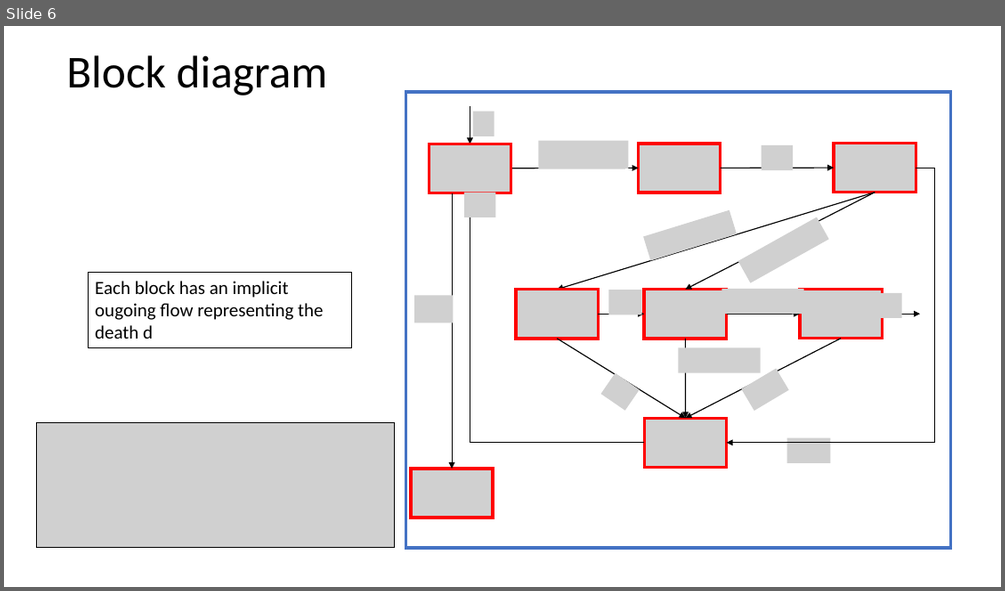
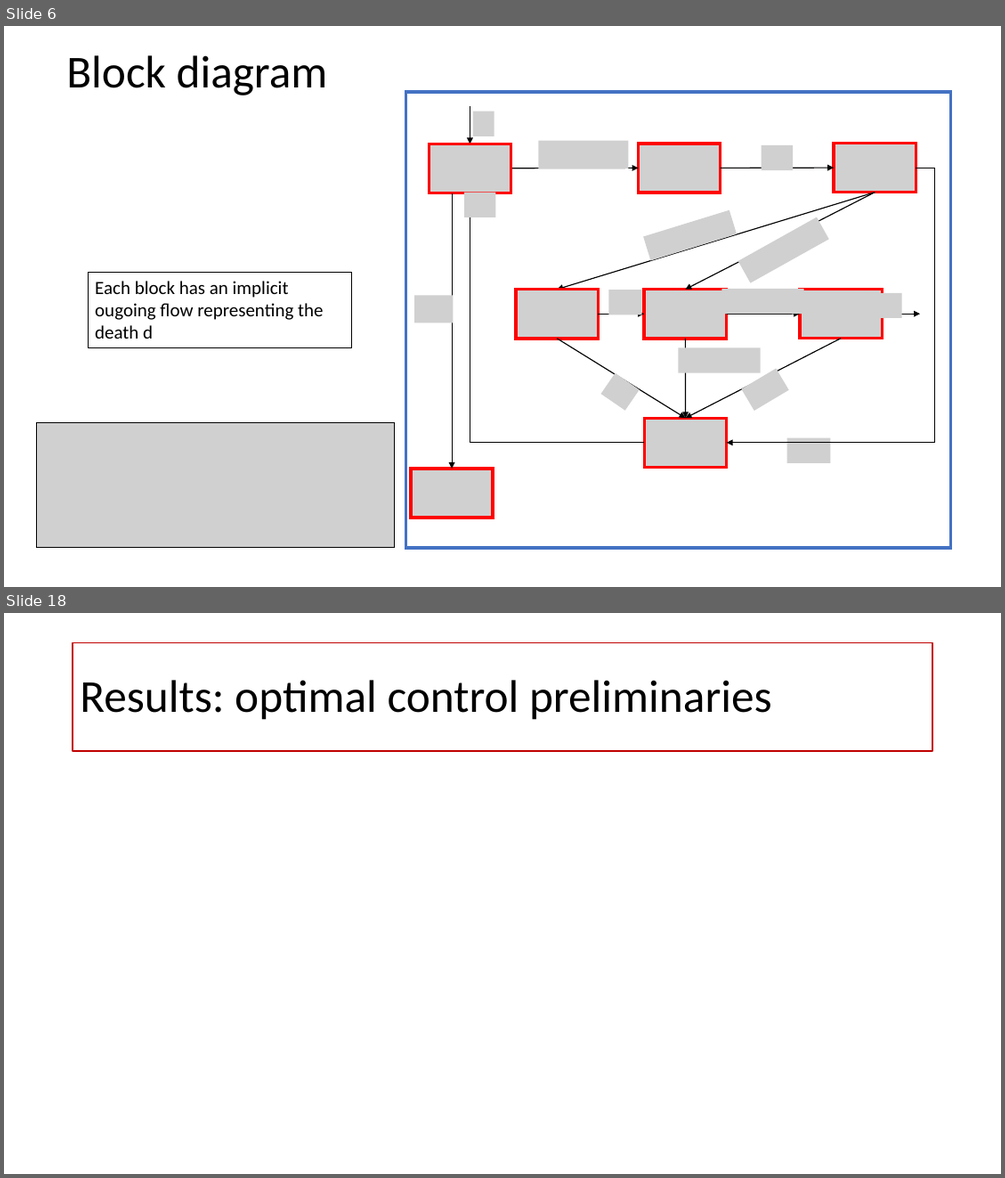
Before and after one commit to spbisc97/covid-optimal-control, a slide deck: PowerPoint/Optimal control strategies to prevent the hospital beds collapse during COVID-19 outbreak.pptx. Shown one above the other, each under a label of ours: slide 6 before the commit, slides 6 and 18 after it; the slides between them are not shown. The pictures are 1005x591 and 1005x1178 pixels, drawn with LibreOffice and Linux fonts; fonts in the diff are those of the drawing; grey boxes stand for pictures. Boxes give left, top, right and bottom in pixels: in the first picture for what was removed or moved away, otherwise in the second. Text is boxed around its words. In the diff, an @@ line names an element or a change of style, - is before the commit and + after.

```diff
--- a/PowerPoint/Optimal control strategies to prevent the hospital beds collapse during COVID-19 outbreak.pptx
+++ b/PowerPoint/Optimal control strategies to prevent the hospital beds collapse during COVID-19 outbreak.pptx
@@ slide 18 added at (4,613,1001,1174), background #FFFFFF @@
@@ title added at (73,643,933,751), outline #C00000 1.5 pt, 44 pt, text #000000 @@
+Results: optimal control preliminaries
```
Also in this commit, not shown: 12 slides changed, 7 other slides added, 7 slides removed, 1 other file.
